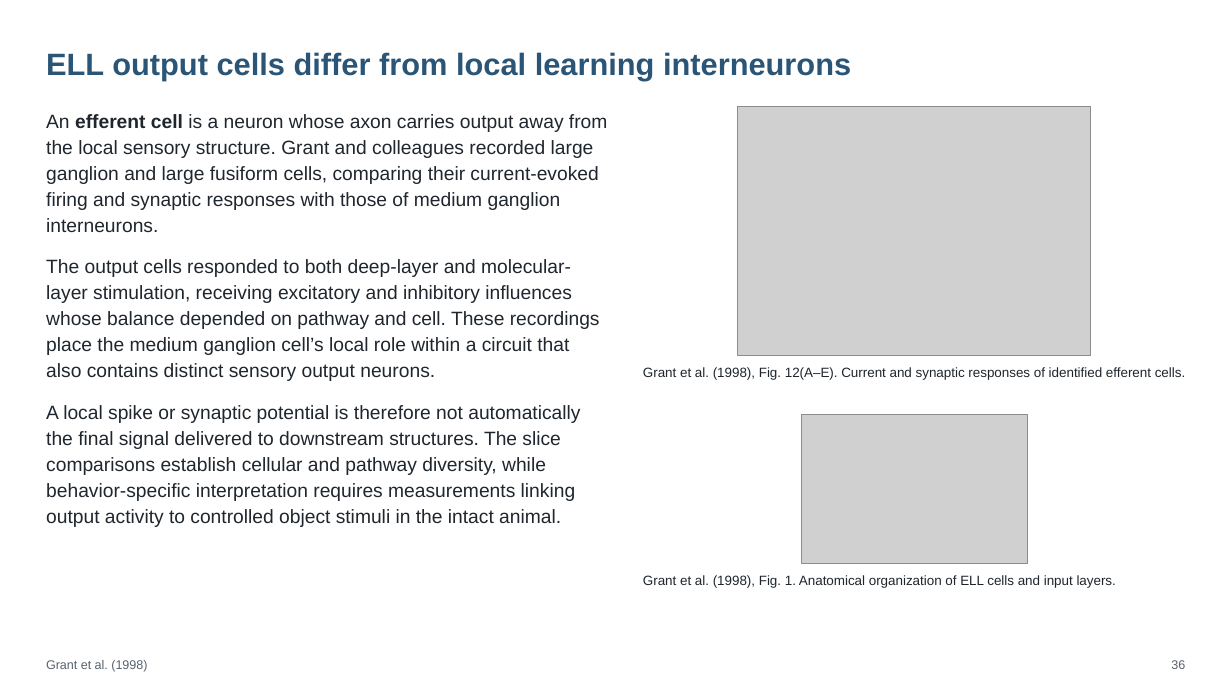
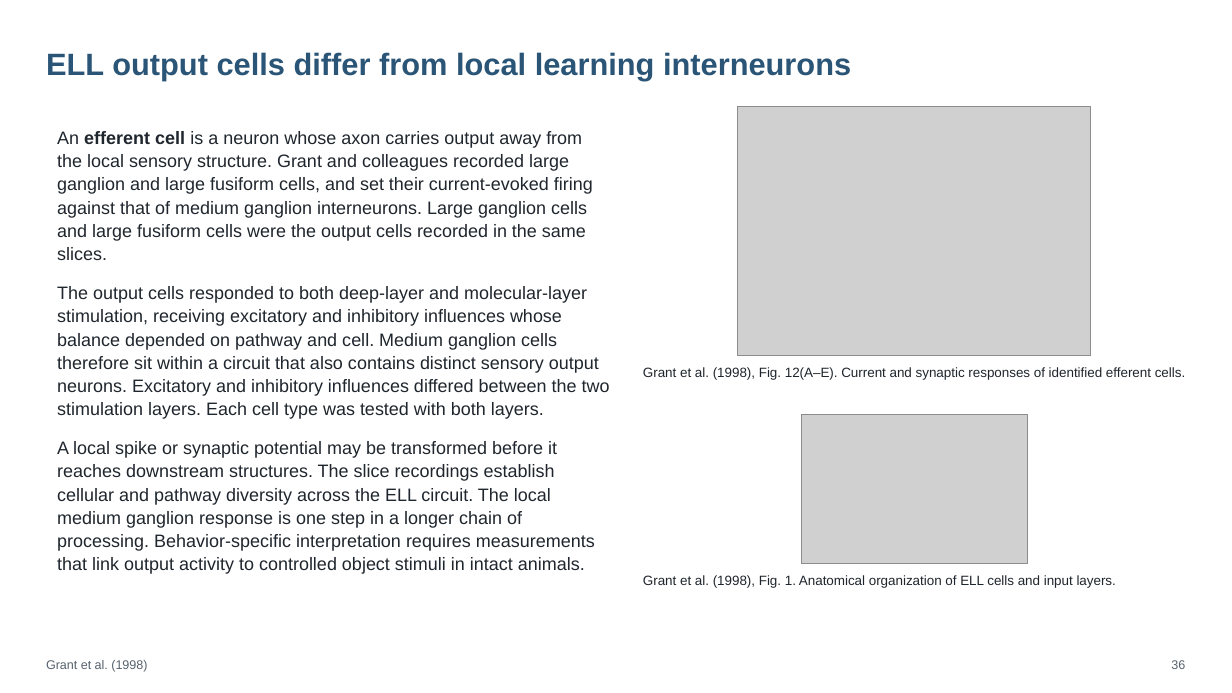
Before and after one commit to jordanxxlopez/NEUROETHOLOGY, a slide deck: slide 47 of scaffolded/Neuroethology_Lecture21_FA2026_SCAFFOLDED.pptx (slide 48 before the commit). Drawn at 1232x693 pixels with LibreOffice and Linux fonts; fonts in the diff are those of the drawing; grey boxes stand for pictures. Boxes give left, top, right and bottom in pixels: in the first picture for what was removed or moved away, otherwise in the second. Text is boxed around its words. In the diff, an @@ line names an element or a change of style, - is before the commit and + after.

```diff
--- a/scaffolded/Neuroethology_Lecture21_FA2026_SCAFFOLDED.pptx
+++ b/scaffolded/Neuroethology_Lecture21_FA2026_SCAFFOLDED.pptx
@@ text at box(57, 131, 610, 574): text changed; size 15 to 14 pt @@
-An efferent cell is a neuron whose axon carries output away from the local sensory structure. Grant and colleagues recorded large ganglion and large fusiform cells, comparing their current-evoked firing and synaptic responses with those of medium ganglion interneurons.
-The output cells responded to both deep-layer and molecular-layer stimulation, receiving excitatory and inhibitory influences whose balance depended on pathway and cell. These recordings place the medium ganglion cell’s local role within a circuit that also contains distinct sensory output neurons.
-A local spike or synaptic potential is therefore not automatically the final signal delivered to downstream structures. The slice comparisons establish cellular and pathway diversity, while behavior-specific interpretation requires measurements linking output activity to controlled object stimuli in the intact animal.
+An efferent cell is a neuron whose axon carries output away from the local sensory structure. Grant and colleagues recorded large ganglion and large fusiform cells, and set their current-evoked firing against that of medium ganglion interneurons. Large ganglion cells and large fusiform cells were the output cells recorded in the same slices.
+The output cells responded to both deep-layer and molecular-layer stimulation, receiving excitatory and inhibitory influences whose balance depended on pathway and cell. Medium ganglion cells therefore sit within a circuit that also contains distinct sensory output neurons. Excitatory and inhibitory influences differed between the two stimulation layers. Each cell type was tested with both layers.
+A local spike or synaptic potential may be transformed before it reaches downstream structures. The slice recordings establish cellular and pathway diversity across the ELL circuit. The local medium ganglion response is one step in a longer chain of processing. Behavior-specific interpretation requires measurements that link output activity to controlled object stimuli in intact animals.
```
Also in this commit, not shown: 53 other slides changed, 4 slides added, 4 slides removed, 4 other files.
